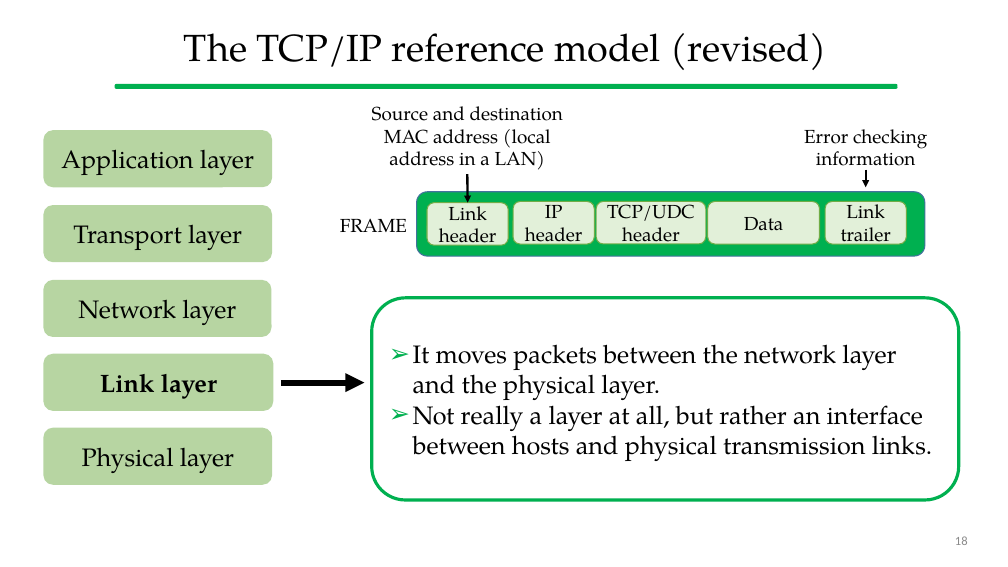
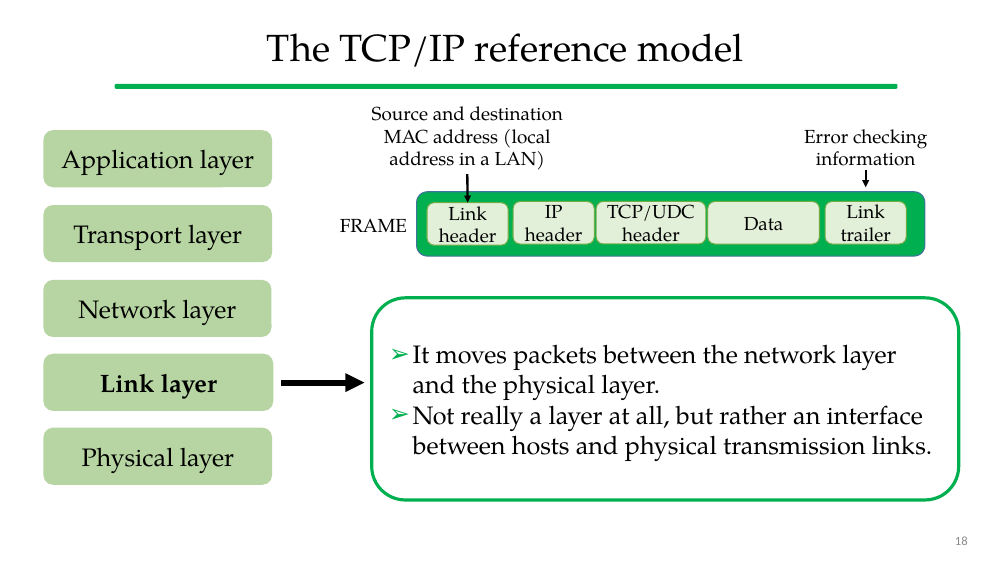
Before and after one commit to gcappon/bwthw, a slide deck: slide 18 of theory_04-fundamentals_of_computer_networks/theory_04-fundamentals_of_computer_networks.pptx. Drawn at 1008x567 pixels with LibreOffice and Linux fonts; fonts in the diff are those of the drawing. Boxes give left, top, right and bottom in pixels: in the first picture for what was removed or moved away, otherwise in the second. Text is boxed around its words. In the diff, an @@ line names an element or a change of style, - is before the commit and + after.

```diff
--- a/theory_04-fundamentals_of_computer_networks/theory_04-fundamentals_of_computer_networks.pptx
+++ b/theory_04-fundamentals_of_computer_networks/theory_04-fundamentals_of_computer_networks.pptx
@@ title at (267, 33, 743, 67): text changed @@
-The TCP/IP reference model (revised)
+The TCP/IP reference model
```
Also in this commit, not shown: 3 other slides changed, 4 other files.
